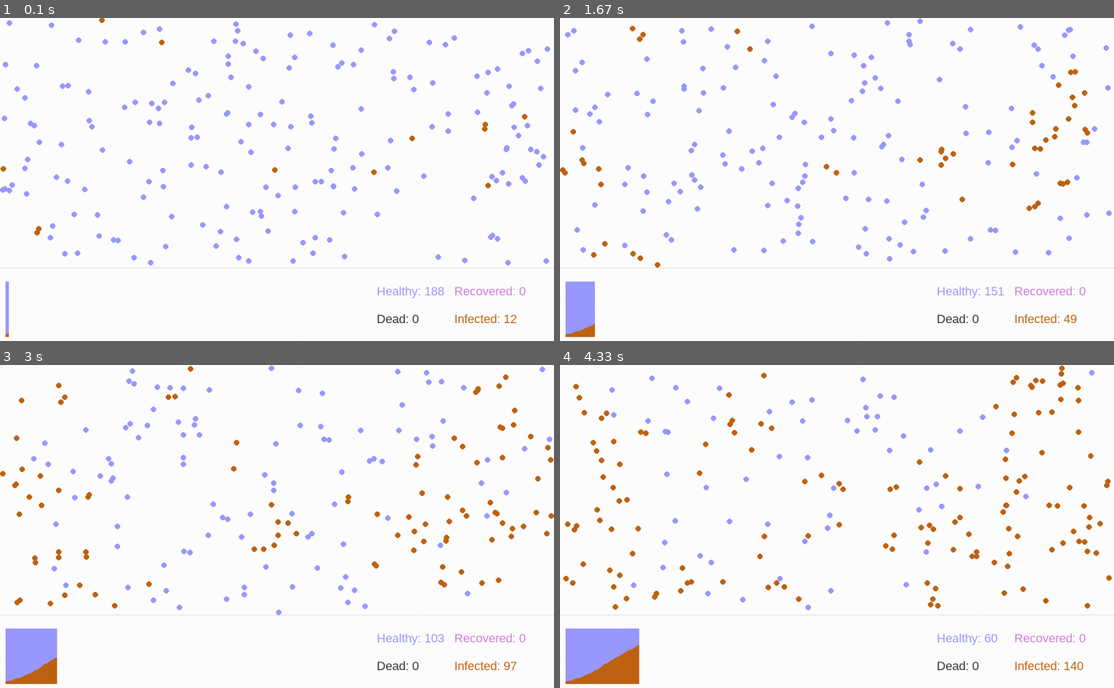
Above: before the commit, frames 1-4 (two rows, left to right).
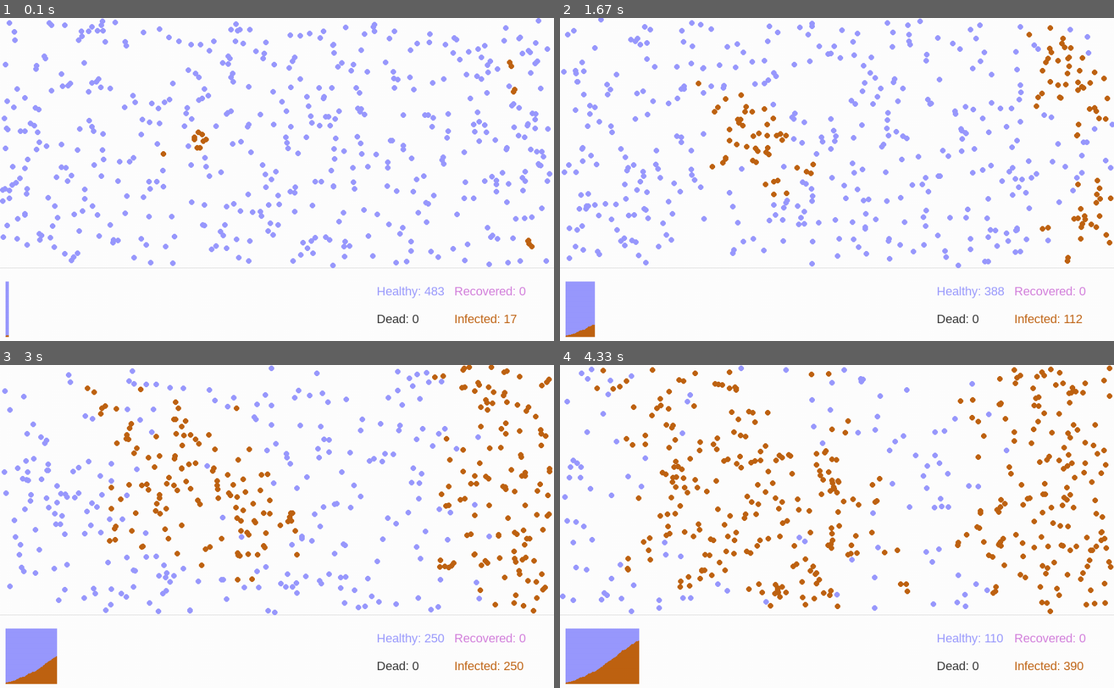
Above: after the commit, the same moments.

Repository: dansarno/pygame-pandemic-simulation
Game: pygame game, started from animation/animation.py
The game is run twice, just before and just after one commit, with the same random seed, the same clock (stepped at 60 frames per second) and the same inputs.
Inputs:
- Up to frame 1 (0.1 s): no input
- Up to frame 2 (1.67 s): no input
- Up to frame 3 (3 s): tap Enter every 0.33 s from 1.83 to 2.83 s
- Up to frame 4 (4.33 s): tap Enter every 0.33 s from 3.17 to 4.17 s

The runs differ from the first frame. In frame 1, 4.5% of the frame differs, in the area x 0-100%, y 0-99%; in frame 2, 6.4%; in frame 3, 8.2%; in frame 4, 9.4%.

Commit message:
Added docstrings for the People class

Diff:
--- a/animation/config.yaml
+++ b/animation/config.yaml
@@ -8,8 +8,8 @@
   dimensions: [1000, 600]
 
 people:
-  number: 200
-  infected: 10
+  number: 500
+  infected: 5
   radius: 5  # int
 
 appearance:
--- a/animation/population.py
+++ b/animation/population.py
@@ -18,9 +18,32 @@
         self.vector = np.array([tools.random_between(-1, 1), tools.random_between(-1, 1)]) * self.status.speed
 
     def transmission(self):
+        """
+        Transmits the virus to the person.
+
+        Changes the status attribute of the person object to health.infected.
+
+        Returns
+        -------
+        None
+
+        """
         self.status = health.infected
 
     def check_up(self):
+        """
+        Checks the health of the person and performs an action.
+
+        If the person's status is infected and...
+            a. if they are over a certain age and been infected for a certain number of days they die
+            b. if they are under a certain age and been infected for a certain number of days they recover
+            c. else the number of days infected attribute increases by one.
+
+        Returns
+        -------
+        None
+
+        """
         if self.status == health.infected:
             if self.age > 80 and (self.days_infected > health.infected.frame_limit):
                 self.status = health.dead
@@ -32,17 +55,40 @@
             self.days_dead += 1
 
     def move(self):
+        """
+        Moves the person to the new position.
+
+        Adds the product of the direction vector attribute and speed of travel (health status dependant) attribute to
+        the currently held position and updates the position attribute to the new value.
+
+        Returns
+        -------
+        None
+
+        """
         self.pos += self.vector * self.status.speed
 
     def boundary(self):
+        """
+        Updates the person's direction of travel if they have hit the environment's boundary.
+
+        Checks if the position - accounting for the size of the person - has exceeded the dimensions of the simulation
+        environment. The left and top edges being zero and the right and bottom edges being the x and y environment
+        dimensions attribute respectively. If the condition is met, the person's vector attribute flips direction.
+
+        Returns
+        -------
+        None
+
+        """
         # TODO this could be writen better
-        if (self.pos - self.size)[0] <= 0:
+        if self.pos[0] - self.size <= 0:
             self.vector[0] = np.abs(self.vector[0])
-        if (self.pos - self.size)[1] <= 0:
+        if self.pos[1] - self.size <= 0:
             self.vector[1] = np.abs(self.vector[1])
-        if self.pos[0] >= (self.box.dimensions - self.size)[0]:
+        if self.pos[0] + self.size >= self.box.dimensions[0]:
             self.vector[0] = np.abs(self.vector[0]) * -1
-        if self.pos[1] >= (self.box.dimensions - self.size)[1]:
+        if self.pos[1] + self.size >= self.box.dimensions[1]:
             self.vector[1] = np.abs(self.vector[1]) * -1
 
     def collide(self, population, mode='basic'):
@@ -58,28 +104,46 @@
                         self.transmission()
                         other.transmission()
 
-
-        if mode == 'selective':
+        elif mode == 'selective':
             if self.status == health.healthy:
                 for other in population:
-                    # Only perform collision check for people that are not themselves
-                    if self is not other \
-                            and (self.status == health.infected or other.status == health.infected)\
-                            and (self.status == health.healthy or other.status == health.healthy):
+                    if other.status == health.infected:
                         delta = self.pos - other.pos
                         distance = math.hypot(delta[0], delta[1])
                         if distance < self.size + other.size:
                             self.transmission()
-                            other.transmission()
+
+        else:
+            pass
+            # TODO raise error here is mode is not recognised
 
 
 class People:
+    """
+    This is a class for the collection of people as part of a single population.
+
+    Attributes
+    ----------
+    n_people : int
+        Total number of people in the population.
+    n_infected : int
+        Number of people initially infected in the population.
+    box : object of type Area
+        The environment which bounds the population.
+    persons : list of objects of type Person
+        Container for very person in the population.
+    infection_free : bool
+        Indicator of where the population is free from infection or not.
+    stats : dict
+        Container for the counts of the health status of very person in the population.
+
+    """
     # add class variables here
     def __init__(self, box, n_people, n_infected):
         self.n_people = n_people
+        self.n_infected = n_infected
         self.box = box
         self.persons = []
-        self.n_infected = n_infected
         self.infection_free = False
         self.stats = {'healthy': self.n_people - self.n_infected,
                       'recovered': 0,
@@ -88,9 +152,48 @@
                       }
 
     def __len__(self):
+        """Special method returning the length of the 'persons' attribute i.e. population size"""
         return len(self.persons)
 
+    def __str__(self):
+        """Special method returning a nicely formatted output for print"""
+        human_readable_string = "Population \n" \
+                                "-------------"
+        for status_type, count in self.stats.items():
+            human_readable_string += "\n" + f"{status_type.capitalize()}: {count}"
+        return human_readable_string
+
+    def __repr__(self):
+        """Special method returning an unambiguous description of the object"""
+        stats_string = f""
+        i = 1
+        for status_type, count in self.stats.items():
+            stats_string += f"{' ' if i != 1 else ''}{count}{',' if i != len(self.stats) else ''}"
+            i += 1
+        return f"{self.__class__.__name__} ({stats_string})"
+
+    def __getitem__(self, index):
+        """Special method returning the person in the population given an index int"""
+        return self.persons[index]
+
     def populate(self, size):
+        """
+        Creates many people and stores the objects in the 'persons' list attribute of this class.
+
+        Two loops initialise people: bounded by the environment, with random age attributes ranging from 0 to 100
+        (float) and of radius determined by the method input. The number of people created and their health status
+        is determined the attributes n_people and n_infected.
+
+        Parameters
+        ----------
+        size : int
+            Radius, in number of pixels, of the people in the population to be generated.
+
+        Returns
+        -------
+        None
+
+        """
         for _ in range(self.n_people - self.n_infected):
             self.persons.append(Person(self.box,
                                        tools.random_between(0, 100),
@@ -102,15 +205,43 @@
                                        size=size,
                                        status=health.infected
                                        ))
-
-    def update(self, mode_from_configs):
+        self.test_population()
+
+    def update(self, mode_string):
+        """
+        All actions to be performed on each person stored in the 'persons' attribute of this class for each frame of
+        animation.
+
+        Parameters
+        ----------
+        mode_string : string
+            Specify the method for determining the proximity of people.
+            'basic' = every person is checked against all other people to see if they are close enough for transmission
+            'selective' = only healthy people are checked against infected people to see if they are close enough for
+                          transmission.
+
+        Returns
+        -------
+        None
+
+        """
         for person in self.persons:
             person.check_up()
             person.move()
             person.boundary()
-            person.collide(self.persons, mode=mode_from_configs)
+            person.collide(self.persons, mode=mode_string)
 
     def test_population(self):
+        """
+        Update the 'stats' attribute of this class which keeps track of the health status of each person sorted in
+        the 'persons' attribute. Also detects when the population has had no new infections and updates the
+        'infection_free' boolean attribute.
+
+        Returns
+        -------
+        None
+
+        """
         healthy_count = 0
         infected_count = 0
         dead_count = 0
